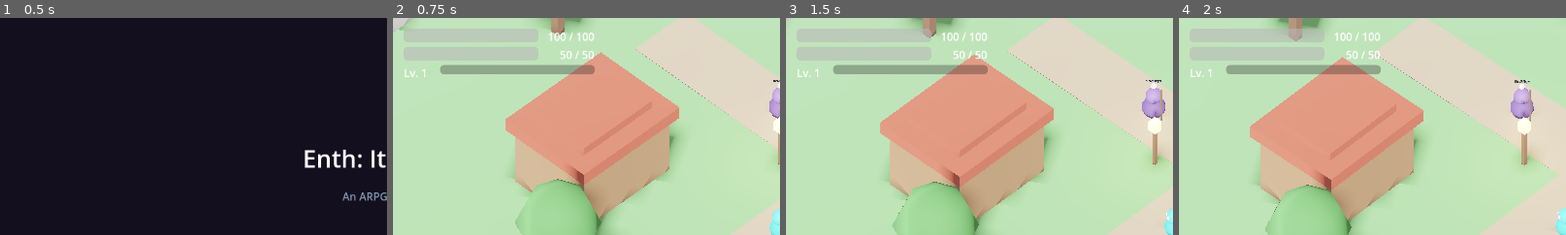
Above: before the commit, frames 1-4 (left to right).
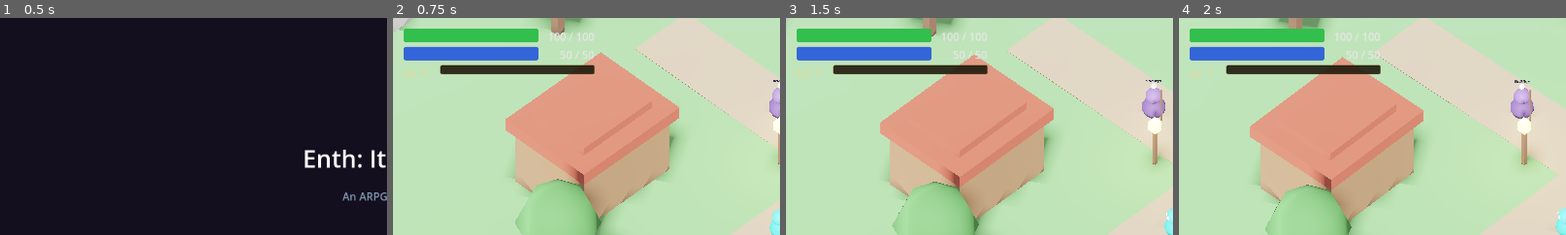
Above: after the commit, the same moments.

Repository: hwashburn1011/enth-iteration
Game: Godot game, scene res://scenes/main/MainMenu.tscn
Two runs of this game, one before a commit and one after it. Both use one fixed random seed, a clock stepped at 60 frames per second and the inputs below.
Inputs (mouse positions are % of the whole screen's width and height, from its top left):
- Up to frame 1 (0.5 s): no input
- Up to frame 2 (0.75 s): click "New Game" at 0.5 s
- Up to frame 3 (1.5 s): tap Enter at 1.25 s; move the mouse to (72, 45) at 1.27 s; hold D (move_right) from 1.28 s (still down); tap 1 (ability_1) at 1.35 s; click (72, 45) at 1.42 s
- Up to frame 4 (2 s): keep holding D (move_right)
The pictures show only the part of the screen within x 0-50%, y 0-50%; the shares and areas given below are measured in that part.

Frame 1 is identical in both runs. In frame 2, 6.2% of the frame differs, in the area x 2-53%, y 4-28%; in frame 3, 6.2%; in frame 4, 6.2%.

Commit message:
visual: sci-fi HUD theme — colored health/compute/XP bars
Apply custom StyleBoxFlat overrides to HUD bars:
- Health: green fill on dark red background with border
- Compute: blue fill on dark blue background
- XP: gold fill on dark amber background
- Light label colors for contrast on dark backgrounds
- Rounded corners on all bars

Co-Authored-By: Claude Opus 4.6 (1M context) <noreply@anthropic.com>

Diff:
--- a/scripts/ui/hud.gd
+++ b/scripts/ui/hud.gd
@@ -23,10 +23,54 @@
 
 func _ready() -> void:
 	layer = 10
+	_apply_sci_fi_theme()
 	# Connect to player signals after a frame (player may not exist yet)
 	_connect_player.call_deferred()
 	EventBus.dialogue_started.connect(_on_dialogue_started)
 	EventBus.dialogue_ended.connect(_on_dialogue_ended)
+
+
+func _apply_sci_fi_theme() -> void:
+	# Health bar — red/green sci-fi
+	var health_bg: StyleBoxFlat = StyleBoxFlat.new()
+	health_bg.bg_color = Color(0.15, 0.08, 0.08, 0.9)
+	health_bg.border_color = Color(0.5, 0.2, 0.2, 0.8)
+	health_bg.set_border_width_all(1)
+	health_bg.set_corner_radius_all(3)
+	health_bar.add_theme_stylebox_override(&"background", health_bg)
+	var health_fill: StyleBoxFlat = StyleBoxFlat.new()
+	health_fill.bg_color = Color(0.2, 0.75, 0.3)
+	health_fill.set_corner_radius_all(3)
+	health_bar.add_theme_stylebox_override(&"fill", health_fill)
+
+	# Compute bar — blue sci-fi
+	var compute_bg: StyleBoxFlat = StyleBoxFlat.new()
+	compute_bg.bg_color = Color(0.08, 0.08, 0.18, 0.9)
+	compute_bg.border_color = Color(0.2, 0.2, 0.5, 0.8)
+	compute_bg.set_border_width_all(1)
+	compute_bg.set_corner_radius_all(3)
+	compute_bar.add_theme_stylebox_override(&"background", compute_bg)
+	var compute_fill: StyleBoxFlat = StyleBoxFlat.new()
+	compute_fill.bg_color = Color(0.2, 0.4, 0.85)
+	compute_fill.set_corner_radius_all(3)
+	compute_bar.add_theme_stylebox_override(&"fill", compute_fill)
+
+	# XP bar — gold
+	var xp_bg: StyleBoxFlat = StyleBoxFlat.new()
+	xp_bg.bg_color = Color(0.12, 0.10, 0.05, 0.9)
+	xp_bg.border_color = Color(0.4, 0.35, 0.15, 0.8)
+	xp_bg.set_border_width_all(1)
+	xp_bg.set_corner_radius_all(2)
+	_xp_bar.add_theme_stylebox_override(&"background", xp_bg)
+	var xp_fill: StyleBoxFlat = StyleBoxFlat.new()
+	xp_fill.bg_color = Color(0.85, 0.7, 0.2)
+	xp_fill.set_corner_radius_all(2)
+	_xp_bar.add_theme_stylebox_override(&"fill", xp_fill)
+
+	# Labels — light color for dark backgrounds
+	health_label.add_theme_color_override(&"font_color", Color(0.9, 0.9, 0.9))
+	compute_label.add_theme_color_override(&"font_color", Color(0.9, 0.9, 0.9))
+	_level_label.add_theme_color_override(&"font_color", Color(0.9, 0.85, 0.6))
 
 
 func _connect_player() -> void:
